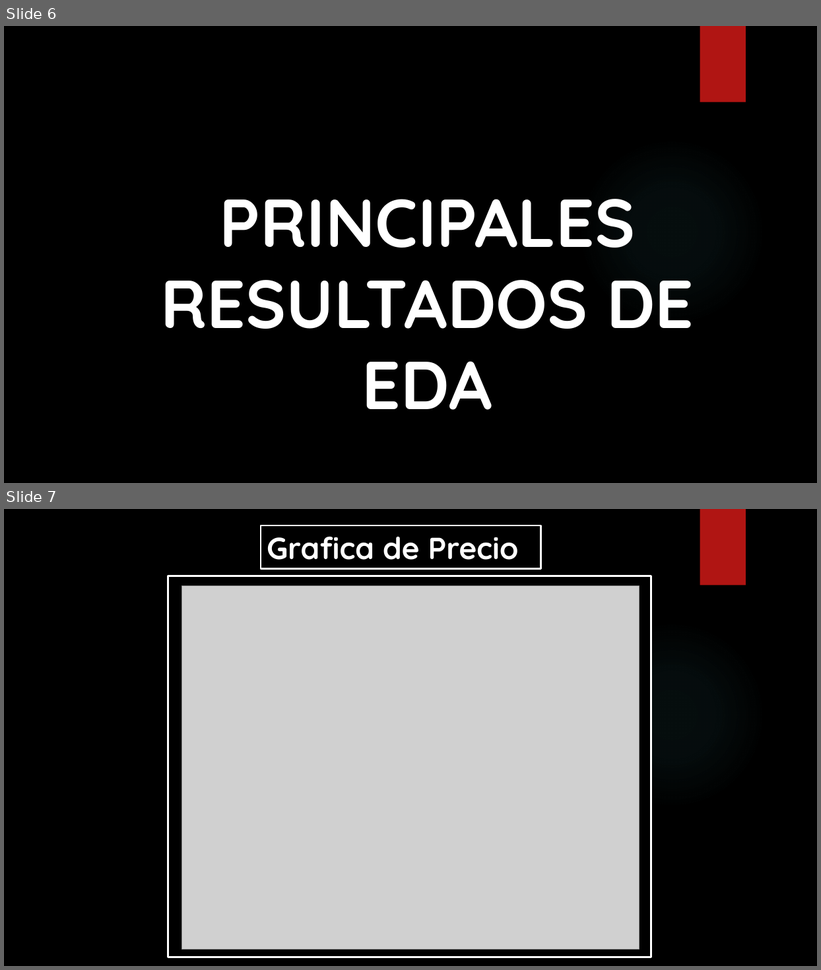
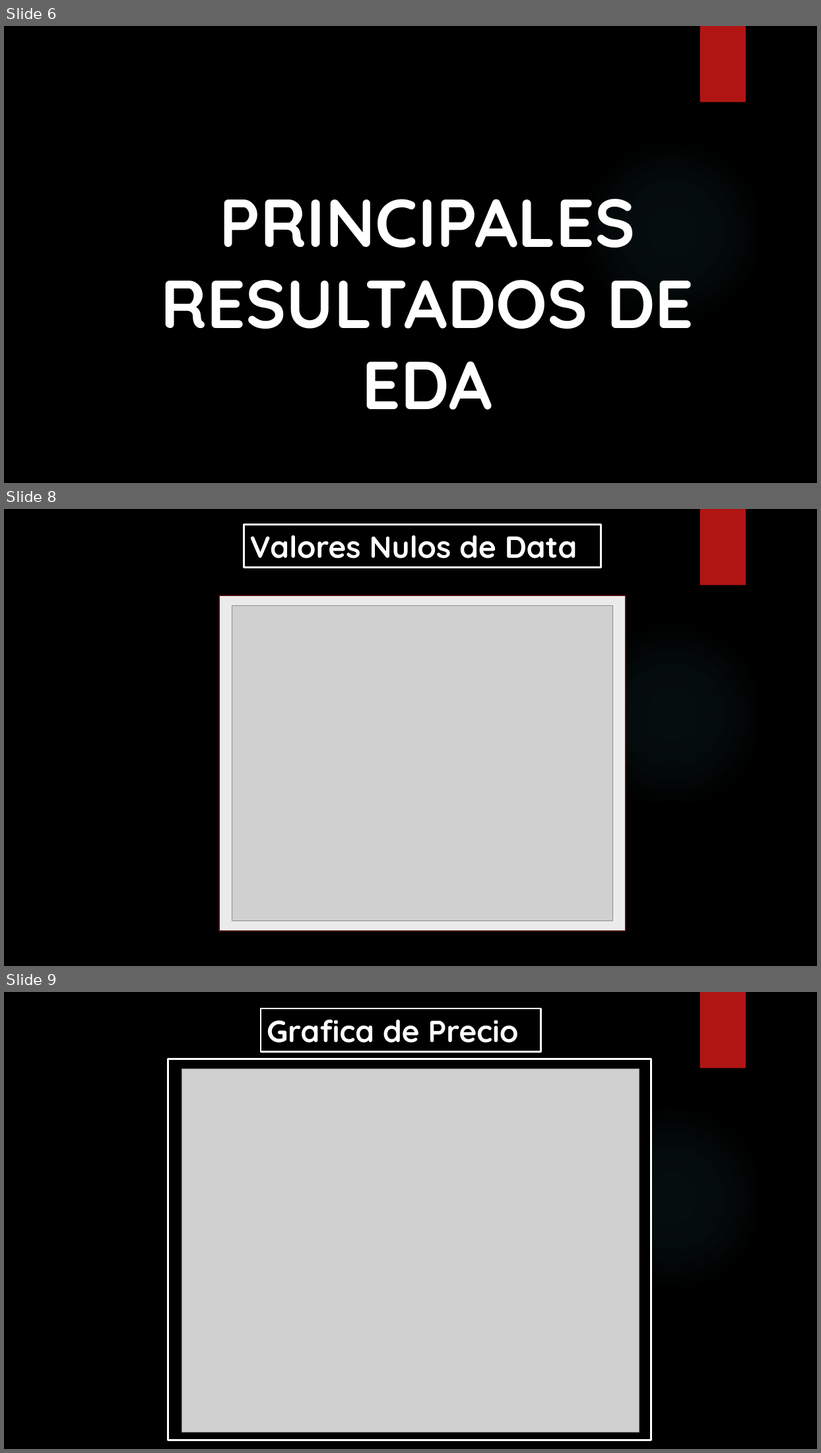
Before and after one commit to Isaac244/Proyecto_Machine_Learning, a slide deck: PROYECTO-MACHINE-LEARNING.pptx. Shown one above the other, each under a label of ours: slides 6 and 7 before the commit, slides 6, 8 and 9 after it; the slides between them are not shown. The pictures are 821x970 and 821x1453 pixels, drawn with LibreOffice and Linux fonts; fonts in the diff are those of the drawing; grey boxes stand for pictures; background and template pictures are left out. Boxes give left, top, right and bottom in pixels: in the first picture for what was removed or moved away, otherwise in the second. Text is boxed around its words. In the diff, an @@ line names an element or a change of style, - is before the commit and + after.

```diff
--- a/PROYECTO-MACHINE-LEARNING.pptx
+++ b/PROYECTO-MACHINE-LEARNING.pptx
@@ slide 8 added at (x1=4, y1=509, x2=817, y2=966), background picture (left out); not listed: 2 template elements that a slide beside it also shows @@
@@ rectangle added at (x1=244, y1=524, x2=601, y2=568), fill #000000, outline #FFFFFF 2.25 pt, 36 pt, text #FFFFFF, bold @@
+Valores Nulos de Data
@@ rectangle added at (x1=219, y1=595, x2=626, y2=931), fill #EBEBEB, outline #4D0908 1.5 pt @@
@@ picture added at (x1=232, y1=606, x2=613, y2=921) @@
@@ what was slide 7 is now slide 9 @@
```
Also in this commit, not shown: 12 slides changed, 1 other slide added, 15 other files.
